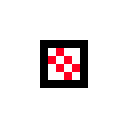
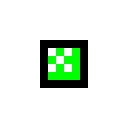
Layer changes from the first 128 x 128 image to the second:
added layer "crafting" above "noinsertion" over [48, 48, 80, 80]
hid "noinsertion" over [48, 48, 80, 80]
